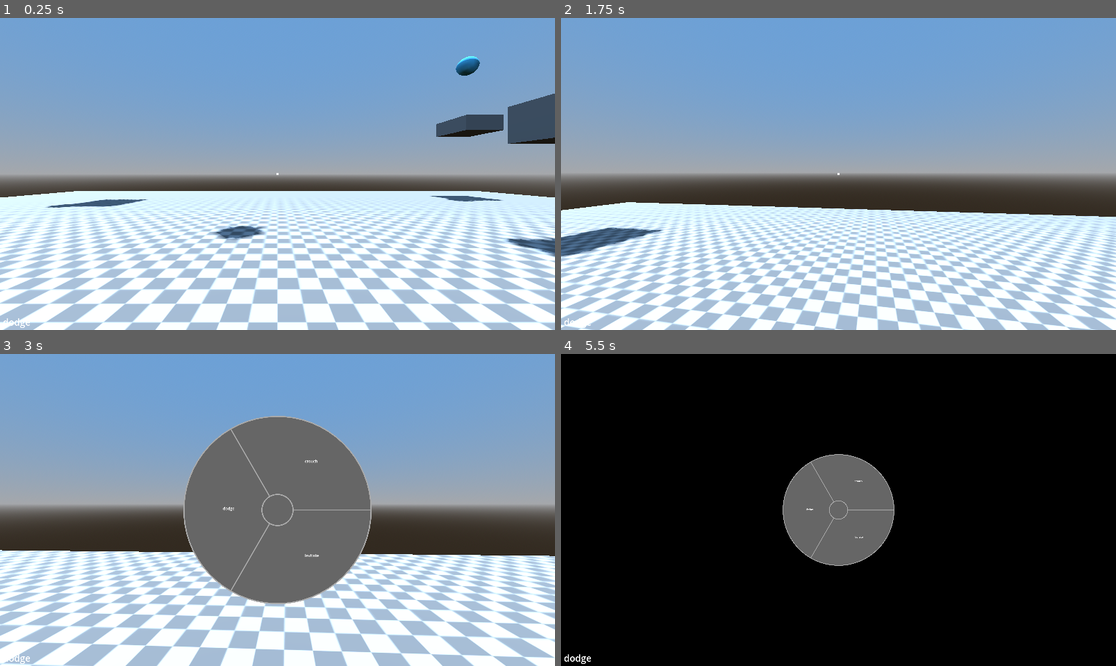
Above: before the commit, frames 1-4 (two rows, left to right).
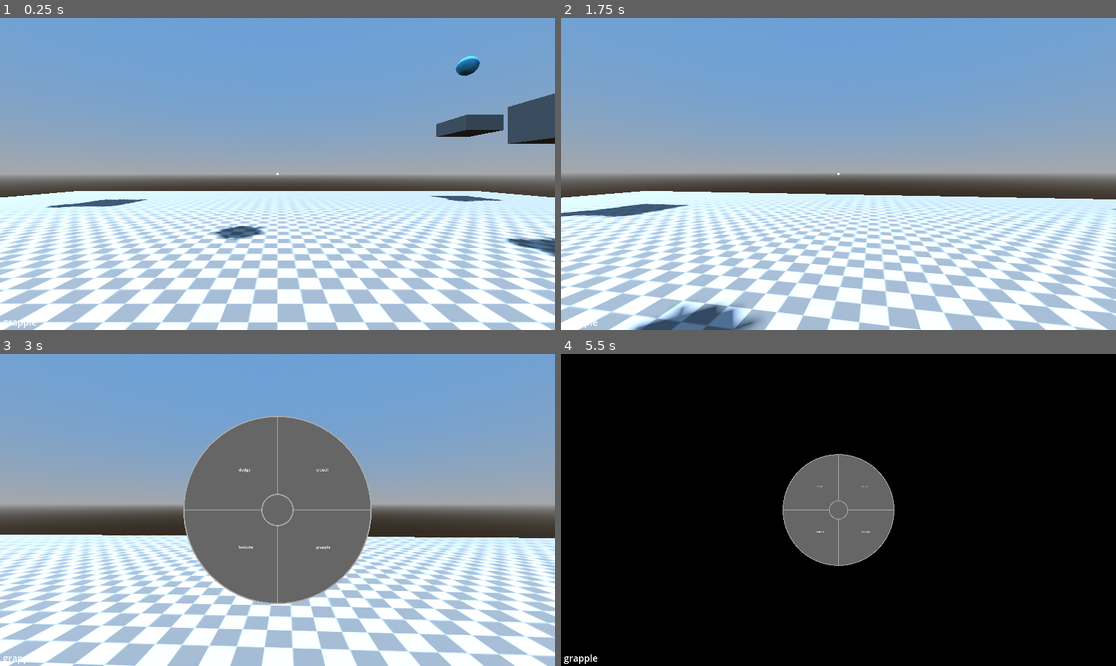
Above: after the commit, the same moments.

Repository: jwund7/game_testing
Game: Godot game, scene res://world/scenes/world.tscn
Same seed, same stepped clock (60 frames per second), same inputs: the game is played once before the commit and once after it.
Inputs (mouse positions are in pixels of both pictures, inside the frame that each line leads up to):
- Up to frame 1 (0.25 s): no input
- Up to frame 2 (1.75 s): tap Enter at 0.5 s; move the mouse to (866, 174) at 0.52 s; hold W (forward) from 0.53 s (still down); tap Ctrl (dodge) at 0.6 s; tap Space (jump) at 0.77, 1.52 s; tap E (grapple, bound only before the commit) at 0.8, 1.35 s; move the mouse to (810, 174) at 1.27 s; right-click (810, 174) at 1.55 s
- Up to frame 3 (3 s): keep holding W (forward); move the mouse to (288, 503) at 2.02 s; right-click (288, 503) at 2.1 s; tap Tab (ui_focus_next) at 2.3, 2.85 s; move the mouse to (271, 516) at 2.77 s
- Up to frame 4 (5.5 s): keep holding W (forward); tap Space (jump) at 3.02, 3.77, 4.25, 4.52 s; tap Ctrl (dodge) at 3.05, 4.35 s; move the mouse to (877, 513) at 3.52 s; tap , (change_env) at 3.6 s; tap E (grapple, bound only before the commit) at 3.8, 5.1 s; move the mouse to (794, 506) at 4.27 s; right-click (794, 506) at 4.55 s; tap Enter at 5 s; move the mouse to (844, 510) at 5.02 s; tap Tab (ui_focus_next) at 5.3 s

The runs differ from the first frame. In frame 1, less than 0.1% of the frame differs, in the area x 0-7%, y 96-100%; in frame 2, 27%; in frame 3, 28%, in the area x 0-100%, y 20-100%; in frame 4, 0.2%.

Commit message:
grapple refactor
changed grapple to be a movement ability instead of a separate system

Diff:
--- a/game_1/player/scenes/player.tscn
+++ b/game_1/player/scenes/player.tscn
@@ -1,8 +1,7 @@
-[gd_scene load_steps=10 format=3 uid="uid://bcqmasf81enlv"]
+[gd_scene load_steps=9 format=3 uid="uid://bcqmasf81enlv"]
 
 [ext_resource type="Script" uid="uid://t6xy0lj4sayo" path="res://player/scripts/player.gd" id="1_oul6g"]
 [ext_resource type="PackedScene" uid="uid://ddeedb53jmql6" path="res://player/scenes/rope.tscn" id="2_g1dw6"]
-[ext_resource type="Script" uid="uid://0sus41liyryf" path="res://player/scripts/grapple_controller.gd" id="2_rkbax"]
 [ext_resource type="Texture2D" uid="uid://bwlrjsq1vkxvy" path="res://assets/crosshair.png" id="4_yw30f"]
 [ext_resource type="Script" uid="uid://do4oi7r8ivh6a" path="res://player/scripts/ability_controller.gd" id="5_qjkh3"]
 [ext_resource type="PackedScene" uid="uid://rgslug1vhh5w" path="res://player/scenes/ability_menu.tscn" id="6_g6k8r"]
@@ -46,14 +45,14 @@
 [node name="Rope" parent="Head/PlayerCam" instance=ExtResource("2_g1dw6")]
 transform = Transform3D(1, 0, 0, 0, 1, 0, 0, 0, 1, -0.24, -0.18, 0)
 
-[node name="GrappleController" type="Node" parent="."]
-script = ExtResource("2_rkbax")
+[node name="AbilityController" type="Node" parent="."]
+script = ExtResource("5_qjkh3")
 
-[node name="GrappleTimeout" type="Timer" parent="GrappleController"]
+[node name="GrappleTimeout" type="Timer" parent="AbilityController"]
 wait_time = 1.5
 one_shot = true
 
-[node name="GrappleIndicator" type="RichTextLabel" parent="."]
+[node name="GrappleIndicator" type="RichTextLabel" parent="AbilityController"]
 visible = false
 texture_filter = 1
 custom_minimum_size = Vector2(100, 100)
@@ -65,9 +64,6 @@
 mouse_filter = 2
 theme_override_font_sizes/normal_font_size = 32
 text = "( )"
-
-[node name="AbilityController" type="Node" parent="."]
-script = ExtResource("5_qjkh3")
 
 [node name="DodgeTime" type="Timer" parent="AbilityController"]
 wait_time = 0.2
--- a/game_1/player/scripts/ability_controller.gd
+++ b/game_1/player/scripts/ability_controller.gd
@@ -6,6 +6,10 @@
 @onready var ability_menu: Control = $AbilityMenu
 @onready var dodge_timer: Timer = $DodgeTime
 @onready var levitate_timer: Timer = $LevitateTime
+@onready var grapple_timeout: Timer = $GrappleTimeout
+@onready var ray: RayCast3D = $"../Head/PlayerCam/RayCast3D"
+@onready var rope = $"../Head/PlayerCam/Rope"
+@onready var grapple_indicator: RichTextLabel = $GrappleIndicator
 @onready var ability_indicator: RichTextLabel = $AbilityIndicator
 
 var selected_ability: String
@@ -33,19 +37,30 @@
 var levitate_height: float = 2.0
 var levitate_time: float = 10.0
 
+# grapple ability variables
+@export var is_grappling: bool = false
+var target_point: Vector3
+var grapple_time: float
+var grapple_speed: float = 200.0
+var release_length: float = 1.0
+
 # menu variables
 var select_open: bool = false
 var ability_timer: float = 1.0
 
 func _ready() -> void:
 	# start game using dodge ability
-	selected_ability = "dodge"
+	selected_ability = "grapple"
 	dodge_timer.timeout.connect(stop_dodge)
 	levitate_timer.timeout.connect(stop_levitate)
+	grapple_timeout.timeout.connect(_grapple_release)
 
 func _physics_process(delta: float) -> void:
 	# change ability indicator to current ability
 	ability_indicator.text = selected_ability
+	# ensure grapple is not visible when ability is not in use
+	if not selected_ability == "grapple":
+		grapple_indicator.visible = false
 	# run ability process functions
 	if selected_ability == "crouch":
 		_crouch_process(delta)
@@ -53,6 +68,8 @@
 		_dodge_process(delta)
 	if selected_ability == "levitate":
 		_levitate_process(delta)
+	if selected_ability == "grapple":
+		_grapple_process(delta)
 	# run ability switch cooldown
 	if ability_timer >= 0:
 		ability_timer -= delta
@@ -60,17 +77,18 @@
 		_crouch_process(delta)
 		_dodge_process(delta)
 		_levitate_process(delta)
+		_grapple_process(delta)
 
 func _unhandled_input(_event: InputEvent) -> void:
 	# handle selection wheel opening and closing
-	var switch_restricted: bool = is_crouched or is_dodging or is_levitating
+	var switch_restricted: bool = is_crouched or is_dodging or is_levitating or is_grappling
 	# only allow wheel opening if no abilities are active
 	if Input.is_action_just_pressed("ui_focus_next") and not switch_restricted:
 		select_open = true
 		ability_menu.open()
 	if Input.is_action_just_released("ui_focus_next"):
 		# start a cooldown since abilities have just been switched
-		ability_timer = crouch_time + dodge_time
+		ability_timer = crouch_time + dodge_time + grapple_time
 		# get the currently used ability
 		var current_ability: String = selected_ability
 		select_open = false
@@ -87,7 +105,10 @@
 			_handle_dodge()
 		if selected_ability == "levitate":
 			_handle_levitate()
-
+		if selected_ability == "grapple" and not is_grappling:
+			_handle_grapple()
+
+## ----- CROUCH -----
 func _handle_crouch() -> void:
 	# only allow ability use if player is on floor and cooldown is off
 	if player.is_on_floor() and crouch_cooldown < 0:
@@ -129,6 +150,7 @@
 	is_crouched = false
 	crouch_cooldown = base_crouch_cooldown
 
+## ----- DODGE -----
 func _handle_dodge() -> void:
 	# only allow use if cooldown is off
 	if dodge_cooldown < 0:
@@ -161,6 +183,7 @@
 	is_dodging = false
 	dodge_timer.stop()
 
+## ----- LEVITATE -----
 func _handle_levitate() -> void:
 	# only allow ability use if player is on floor
 	if player.is_on_floor():
@@ -190,3 +213,60 @@
 	# end levitate when timer runs out
 	is_levitating = false
 	levitate_timer.stop()
+
+## ----- GRAPPLE -----
+func _handle_grapple():
+	var grapple_point = ray.get_collider()
+	# ensure aimed collider is a grapple point
+	if ray.is_colliding() and grapple_point is GrapplePoint:
+		target_point = grapple_point.global_position
+		is_grappling = true
+		# create a timeout to prevent getting stuck infinitely
+		grapple_timeout.start()
+
+func _grapple_process(delta: float) -> void:
+	# display the grapple reticle if a grapple point is hovered
+	if ray.is_colliding() and ray.get_collider() is GrapplePoint:
+		grapple_indicator.visible = true
+	else:
+		grapple_indicator.visible = false
+
+	# attempt grappled launch when button is pressed
+	if not is_grappling:
+		grapple_time = 0.0
+	# handle movement if launch has occurred
+	if is_grappling:
+		# get grapple direction and distance
+		var direction: Vector3 = player.global_position.direction_to(target_point)
+		var distance: float = player.global_position.distance_to(target_point)
+
+		# get the length between the distance from the target and the intended grapple release length
+		var displacement: float = distance - release_length
+		var grapple_force: Vector3
+		# set grapple force if further movement is required
+		if displacement > 0:
+			grapple_force = direction * grapple_speed * sqrt(4 * displacement)
+		# if the release length has been reached, release grapple
+		else:
+			_grapple_release()
+
+		# set player velocity while grappling using linear interpolation for smoothing
+		grapple_time += delta
+		player.velocity = player.velocity.lerp(grapple_force * delta, 0.5*grapple_time)
+	update_rope()
+
+func update_rope():
+	# do not display rope if grappling is not occurring
+	if not is_grappling:
+		rope.visible = false
+		return
+	rope.visible = true
+	var distance: float = player.global_position.distance_to(target_point)
+	rope.look_at(target_point)
+	# scale rope in its z direction based on distance from grappled point
+	rope.scale = Vector3(1, 1, distance)
+
+func _grapple_release():
+	# release grapple
+	is_grappling = false
+	grapple_timeout.stop()
--- a/game_1/player/scripts/ability_menu.gd
+++ b/game_1/player/scripts/ability_menu.gd
@@ -11,7 +11,7 @@
 var mid_grey: Color = Color("888888")
 var light_grey: Color = Color("aaaaaa")
 
-var abilities: Array[String] = ["crouch", "dodge", "levitate"]
+var abilities: Array[String] = ["crouch", "dodge", "levitate", "grapple"]
 var selected_ability: int
 
 func _draw() -> void:
--- a/game_1/player/scripts/grapple_controller.gd
+++ /dev/null
@@ -1,77 +0,0 @@
-extends Node
-
-@export var release_length: float = 1.0
-@export var grapple_speed: float = 200.0
-@export var is_launched: bool = false
-
-@onready var ray: RayCast3D = $"../Head/PlayerCam/RayCast3D"
-@onready var player: CharacterBody3D = $".."
-@onready var rope = $"../Head/PlayerCam/Rope"
-@onready var grapple_indicator: RichTextLabel = $"../GrappleIndicator"
-@onready var grapple_timeout: Timer = $GrappleTimeout
-
-var target_point: Vector3
-var grapple_time: float
-
-func _ready() -> void:
-	grapple_timeout.timeout.connect(release)
-
-func _physics_process(delta: float) -> void:
-	# display the grapple reticle if a grapple point is hovered
-	if ray.is_colliding() and ray.get_collider() is GrapplePoint:
-		grapple_indicator.visible = true
-	else:
-		grapple_indicator.visible = false
-
-	# attempt grappled launch when button is pressed
-	if Input.is_action_just_pressed("grapple") and not is_launched:
-		grapple_time = 0.0
-		launch()
-	# handle movement if launch has occurred
-	if is_launched:
-		handle_grapple(delta)
-	update_rope()
-
-func launch():
-	var grapple_point = ray.get_collider()
-	# ensure aimed collider is a grapple point
-	if ray.is_colliding() and grapple_point is GrapplePoint:
-		target_point = grapple_point.global_position
-		is_launched = true
-		# create a timeout to prevent getting stuck infinitely
-		grapple_timeout.start()
-
-func release():
-	# release grapple
-	is_launched = false
-	grapple_timeout.stop()
-
-func handle_grapple(delta):
-	# get grapple direction and distance
-	var direction: Vector3 = player.global_position.direction_to(target_point)
-	var distance: float = player.global_position.distance_to(target_point)
-
-	# get the length between the distance from the target and the intended grapple release length
-	var displacement: float = distance - release_length
-	var grapple_force: Vector3
-	# set grapple force if further movement is required
-	if displacement > 0:
-		grapple_force = direction * grapple_speed * sqrt(4 * displacement)
-	# if the release length has been reached, release grapple
-	else:
-		release()
-
-	# set player velocity while grappling using linear interpolation for smoothing
-	grapple_time += delta
-	player.velocity = player.velocity.lerp(grapple_force * delta, 0.5*grapple_time)
-
-func update_rope():
-	# do not display rope if grappling is not occurring
-	if not is_launched:
-		rope.visible = false
-		return
-	rope.visible = true
-	var distance: float = player.global_position.distance_to(target_point)
-	rope.look_at(target_point)
-	# scale rope in its z direction based on distance from grappled point
-	rope.scale = Vector3(1, 1, distance)
--- a/game_1/player/scripts/player.gd
+++ b/game_1/player/scripts/player.gd
@@ -5,7 +5,6 @@
 
 @onready var cam_mount: Node3D = $Head
 @onready var camera: Camera3D = $Head/PlayerCam
-@onready var grapple_controller: Node = $GrappleController
 @onready var ability_controller: Node = $AbilityController
 
 const SENS: float = 0.35
@@ -94,7 +93,7 @@
 		# ensure velocity is not increased beyond speed cap
 		accel_speed = min(accel_speed, add_speed)
 		# only apply air physics if a grapple is not in progress
-		if not grapple_controller.is_launched:
+		if not ability_controller.is_grappling:
 			self.velocity += accel_speed * direction
 
 func _levitate_physics(delta: float, direction: Vector3) -> void:
@@ -103,7 +102,7 @@
 	# add velocity based on direction
 	self.velocity += levitate_accel * direction * delta
 	# prevent velocity changes while grappling
-	if not grapple_controller.is_launched:
+	if not ability_controller.is_grappling:
 		# slow down while no movement is occurring
 		if direction.length() == 0.0:
 			self.velocity -= self.velocity * delta
--- a/game_1/project.godot
+++ b/game_1/project.godot
@@ -62,11 +62,6 @@
 "events": [Object(InputEventKey,"resource_local_to_scene":false,"resource_name":"","device":-1,"window_id":0,"alt_press …(195 unchanged characters)…
 ]
 }
-grapple={
-"deadzone": 0.2,
-"events": [Object(InputEventKey,"resource_local_to_scene":false,"resource_name":"","device":-1,"window_id":0,"alt_pressed":false,"shift_pressed":false,"ctrl_pressed":false,"meta_pressed":false,"pressed":false,"keycode":0,"physical_keycode":69,"key_label":0,"unicode":101,"location":0,"echo":false,"script":null)
-]
-}
 movement_ability={
 "deadzone": 0.2,
 "events": [Object(InputEventMouseButton,"resource_local_to_scene":false,"resource_name":"","device":-1,"window_id":0,"a …(258 unchanged characters)…
Not shown, removed: game_1/player/scripts/grapple_controller.gd.uid
